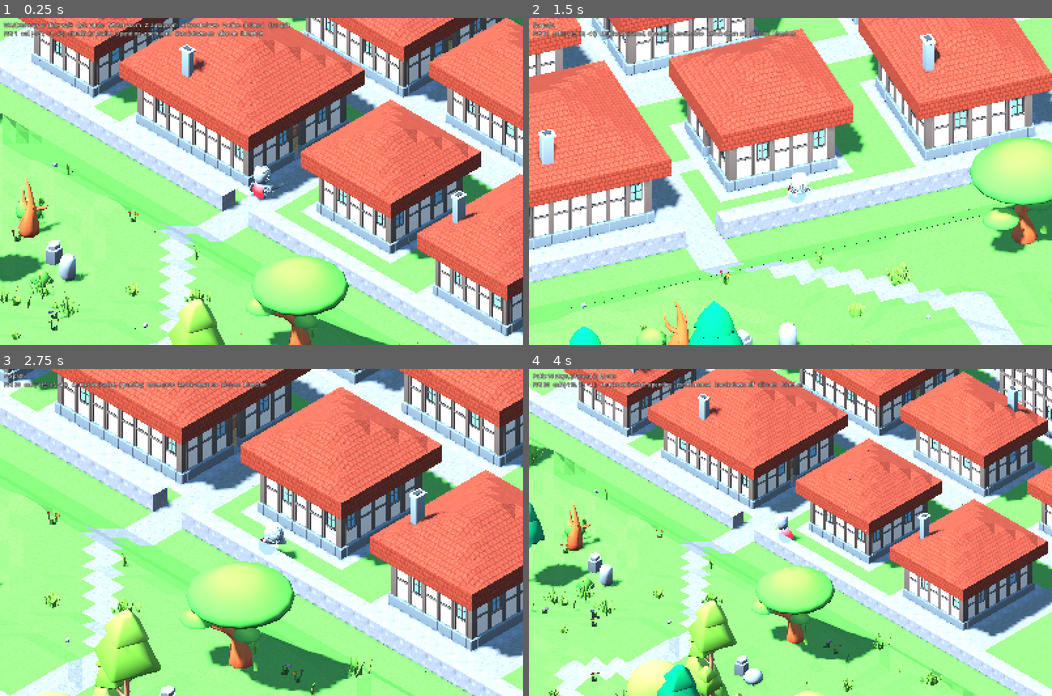
Above: before the commit, frames 1-4 (two rows, left to right).
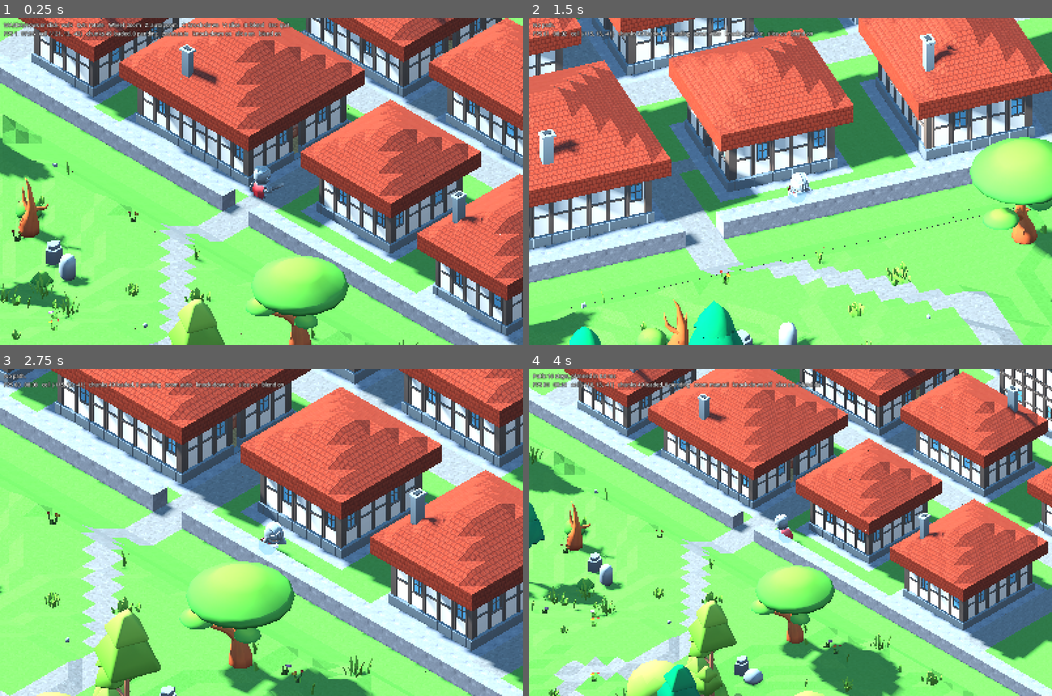
Above: after the commit, the same moments.

Repository: svachalek/iso-rpg
Game: Godot game, scene res://scenes/main.tscn
Same seed, same stepped clock (60 frames per second), same inputs: the game is played once before the commit and once after it.
Inputs (mouse positions are in pixels of both pictures, inside the frame that each line leads up to):
- Up to frame 1 (0.25 s): no input
- Up to frame 2 (1.5 s): tap Enter at 0.5 s; move the mouse to (905, 165) at 0.52 s; hold D 0.53-1.28 s; hold Shift 0.53-1.28 s; click (905, 165) at 0.67 s; move the mouse to (685, 197) at 1.27 s; hold S from 1.28 s (still down); tap Q at 1.35 s
- Up to frame 3 (2.75 s): move the mouse to (313, 460) at 2.02 s; release S at 2.03 s; hold D from 2.03 s (still down); tap E at 2.1 s
- Up to frame 4 (4 s): move the mouse to (764, 597) at 2.77 s; release D at 2.78 s; hold W 2.78-3.53 s; tap Z at 2.85 s; click (764, 597) at 2.92 s; move the mouse to (947, 581) at 3.52 s; hold A from 3.53 s (still down); tap C at 3.6 s

The runs differ from the first frame. In frame 1, 56% of the frame differs, in the area x 0-100%, y 0-100%; in frame 2, 50%; in frame 3, 41%; in frame 4, 40%.

Commit message:
A day and night that run in five minutes
- main.time_of_day is a fraction of a day, advanced every frame; --time=
  starts the clock at an hour and --daylen= sets how long a day takes, or
  holds it still at 0 for screenshots. The HUD shows the hour
- One directional light is the sun by day and the moon by night, climbing
  from the east, crossing at noon and setting in the west, dimming and
  reddening near the horizon. It stays one light because the shader knows
  a shadow pass only by the single sun_forward direction
- The sky, the ambient and its sky contribution follow the hour: after
  dark the sky has nothing to give, so the night's own ambient carries
  more of the light and the world stays readable
- The character's torch, until now lit only underground, lights after dark
  as well, and its figure stops casting sun shadows with it

Co-Authored-By: Claude Opus 5 <noreply@anthropic.com>
Claude-Session: https://claude.ai/code/session_01PzxxinmoUcJfehNaPA8ew7

Diff:
--- a/scripts/main.gd
+++ b/scripts/main.gd
@@ -41,10 +41,34 @@
 var _env: Environment
 var _torch: OmniLight3D
 var _rest_on_arrival: Variant = null  # feet cell of the seat or bed to use when the walk ends
+## The clock everything in the world keeps: a fraction of a day. Starts in
+## the morning; `--daylen=0` holds it still.
+var time_of_day := 0.33
+var day_seconds := DAY_SECONDS
+var _sky_mat: ProceduralSkyMaterial
+var _sky_energy := SUN_ENERGY
+var _light_level := 1.0  # 0 from dusk to dawn, 1 in broad daylight
 var _cave_fill: DirectionalLight3D
 var _figure_shadows := true
 const SUN_ENERGY := 1.3
 const CAVE_AMBIENT := Color(0.45, 0.48, 0.58)  # the fill light underground, where the sky cannot reach
+
+## A day runs in five minutes. The time of day is a fraction of one: 0 is
+## midnight, DAWN sunrise, 0.5 noon, DUSK sunset.
+const DAY_SECONDS := 300.0
+const DAWN := 0.25
+const DUSK := 0.79
+const MOON_ENERGY := 0.22
+const SUN_COLOR_DAY := Color(1.0, 0.97, 0.9)
+const SUN_COLOR_LOW := Color(1.0, 0.70, 0.42)  # near the horizon, at either end of the day
+const MOON_COLOR := Color(0.62, 0.72, 1.0)
+const NIGHT_AMBIENT := Color(0.17, 0.21, 0.36)
+const SKY_DAY_TOP := Color(0.35, 0.55, 0.85)
+const SKY_DAY_HORIZON := Color(0.75, 0.82, 0.92)
+const SKY_LOW_TOP := Color(0.24, 0.28, 0.48)
+const SKY_LOW_HORIZON := Color(0.95, 0.58, 0.34)
+const SKY_NIGHT_TOP := Color(0.02, 0.04, 0.10)
+const SKY_NIGHT_HORIZON := Color(0.07, 0.09, 0.19)
 ## How far below the natural surface the character is, 0..1: the slice
 ## reaches the whole view and every camera-facing cave wall is knocked down.
 var _underground := 0.0
@@ -134,7 +158,12 @@
 	var spawn := town.gate_cell
 	var spawn_y := NAN  # a floor to prefer, when the column has several
 	for a in OS.get_cmdline_user_args():
-		if a.begins_with("--at="):
+		if a.begins_with("--time="):
+			time_of_day = _parse_time(a.trim_prefix("--time="))
+		elif a.begins_with("--daylen="):
+			# Seconds in a day; 0 holds the clock still, for screenshots.
+			day_seconds = maxf(float(a.trim_prefix("--daylen=")), 0.0)
+		elif a.begins_with("--at="):
 			# Spawn at a column instead of the town gate; height comes from
 			# the terrain, or from the third value (the floor nearest it).
 			var parts := a.trim_prefix("--at=").split(",")
@@ -221,6 +250,7 @@
 	sky_mat.ground_bottom_color = Color(0.25, 0.28, 0.32)
 	sky_mat.ground_horizon_color = Color(0.75, 0.82, 0.92)
 	sky.sky_material = sky_mat
+	_sky_mat = sky_mat
 	env.background_mode = Environment.BG_SKY
 	env.sky = sky
 	env.ambient_light_source = Environment.AMBIENT_SOURCE_SKY
@@ -231,6 +261,59 @@
 	we.environment = env
 	add_child(we)
 	_env = env
+
+
+## Moves the clock on and puts the sky where the hour says.
+func _advance_day(delta: float) -> void:
+	if day_seconds > 0.0:
+		time_of_day = fposmod(time_of_day + delta / day_seconds, 1.0)
+	_update_sky()
+
+
+## One directional light serves as the sun by day and the moon by night: it
+## climbs from the east, crosses at noon and sets in the west, dimming and
+## reddening as it nears the horizon. One light and no more, because the
+## shader tells a shadow pass from the camera's view by the single
+## direction in `sun_forward`; a second caster would have no way to say so.
+func _update_sky() -> void:
+	var day := time_of_day >= DAWN and time_of_day < DUSK
+	var p := (time_of_day - DAWN) / (DUSK - DAWN) if day \
+		else fposmod(time_of_day - DUSK, 1.0) / (1.0 - DUSK + DAWN)
+	var height := sin(PI * p)  # 0 at the horizon, 1 overhead
+	_sun.rotation_degrees = Vector3(-(6.0 + 62.0 * height), lerpf(-105.0, 35.0, p), 0.0)
+	_cave_fill.rotation_degrees = _sun.rotation_degrees
+	# Ramped, so dawn and dusk hand over gradually rather than switching.
+	var lit := smoothstep(0.0, 0.35, height)
+	var top := SKY_NIGHT_TOP
+	var horizon := SKY_NIGHT_HORIZON
+	if day:
+		_sky_energy = lerpf(0.15, SUN_ENERGY, lit)
+		_sun.light_color = SUN_COLOR_LOW.lerp(SUN_COLOR_DAY, lit)
+		_light_level = lit
+		top = SKY_LOW_TOP.lerp(SKY_DAY_TOP, lit)
+		horizon = SKY_LOW_HORIZON.lerp(SKY_DAY_HORIZON, lit)
+	else:
+		_sky_energy = MOON_ENERGY * lerpf(0.45, 1.0, lit)
+		_sun.light_color = MOON_COLOR
+		_light_level = 0.0
+	RenderingServer.global_shader_parameter_set("sun_forward", -_sun.global_transform.basis.z)
+	_sky_mat.sky_top_color = top
+	_sky_mat.sky_horizon_color = horizon
+	_sky_mat.ground_horizon_color = horizon
+
+
+## The clock as hours and minutes.
+func clock_text() -> String:
+	var mins := int(time_of_day * 24.0 * 60.0)
+	return "%02d:%02d" % [mins / 60, mins % 60]
+
+
+## `--time=HH:MM`, or a fraction of a day.
+static func _parse_time(s: String) -> float:
+	if ":" in s:
+		var parts := s.split(":")
+		return fposmod((float(parts[0]) + float(parts[1]) / 60.0) / 24.0, 1.0)
+	return fposmod(float(s), 1.0)
 
 
 func _setup_marker() -> void:
@@ -272,14 +355,15 @@
 
 func _process(delta: float) -> void:
 	player.speed_scale = Player.RUN_SCALE if Input.is_key_pressed(KEY_SHIFT) else 1.0
+	_advance_day(delta)
 	chunks.update_center(player.global_position)
 	_covered = _is_covered()
 	_update_occlusion(delta)
 	_update_shader_globals()
 	if _auto_zoom_on:
 		rig.context_zoom = _context_zoom()
-	hud.text = "%s\nFPS %d   cell %s%s   chunks %d loaded, %d pending   zoom %s   knock-down %s   slice %s   blend %s" % [
-		_status, Engine.get_frames_per_second(), player.cell,
+	hud.text = "%s\nFPS %d   %s   cell %s%s   chunks %d loaded, %d pending   zoom %s   knock-down %s   slice %s   blend %s" % [
+		_status, Engine.get_frames_per_second(), clock_text(), player.cell,
 		"   underground %d%%" % int(_underground * 100.0) if _underground > 0.0 else "",
 		chunks.loaded_count(), chunks.pending_count(),
 		"auto" if _auto_zoom_on else "manual",
@@ -337,18 +421,22 @@
 ## away there is nothing to light the rock the sun and the torch miss, and
 ## unlit stone reads as a hole in the world rather than as stone.
 func _update_lighting() -> void:
-	_sun.light_energy = lerpf(SUN_ENERGY, 0.35, _underground)
+	var night := 1.0 - _light_level
+	_sun.light_energy = lerpf(_sky_energy, _sky_energy * 0.27, _underground)
 	_cave_fill.light_energy = 0.15 * _underground
 	_env.background_energy_multiplier = lerpf(1.0, 0.05, _underground)
-	_env.ambient_light_sky_contribution = lerpf(0.8, 0.0, _underground)
-	_env.ambient_light_color = Color.BLACK.lerp(CAVE_AMBIENT, _underground)
-	_env.ambient_light_energy = lerpf(1.0, 0.32, _underground)
-	_torch.light_energy = 2.5 * _underground
+	# After dark the sky has nothing to give, so the ambient colour of the
+	# night carries more of the light instead, or nothing would read at all.
+	_env.ambient_light_sky_contribution = lerpf(lerpf(0.8, 0.35, night), 0.0, _underground)
+	_env.ambient_light_color = Color.BLACK.lerp(NIGHT_AMBIENT, night).lerp(CAVE_AMBIENT, _underground)
+	_env.ambient_light_energy = lerpf(lerpf(1.0, 1.3, night), 0.32, _underground)
+	# The torch is lit underground, and again after dark.
+	_torch.light_energy = 2.5 * maxf(_underground, night)
 	# The rock the knock-down and the slice cut away still stands in the
 	# torch's way underground (see the shader), so its shadows are the
 	# real ones; above ground it is dark and casts nothing.
 	_torch.shadow_enabled = _underground > 0.01
-	var figure_shadows := _underground < 0.5
+	var figure_shadows := _underground < 0.5 and _light_level > 0.5
 	if figure_shadows != _figure_shadows:
 		_figure_shadows = figure_shadows
 		player.set_casts_shadow(figure_shadows)
Not shown, changed: CLAUDE.md
Not shown, changed: README.md
